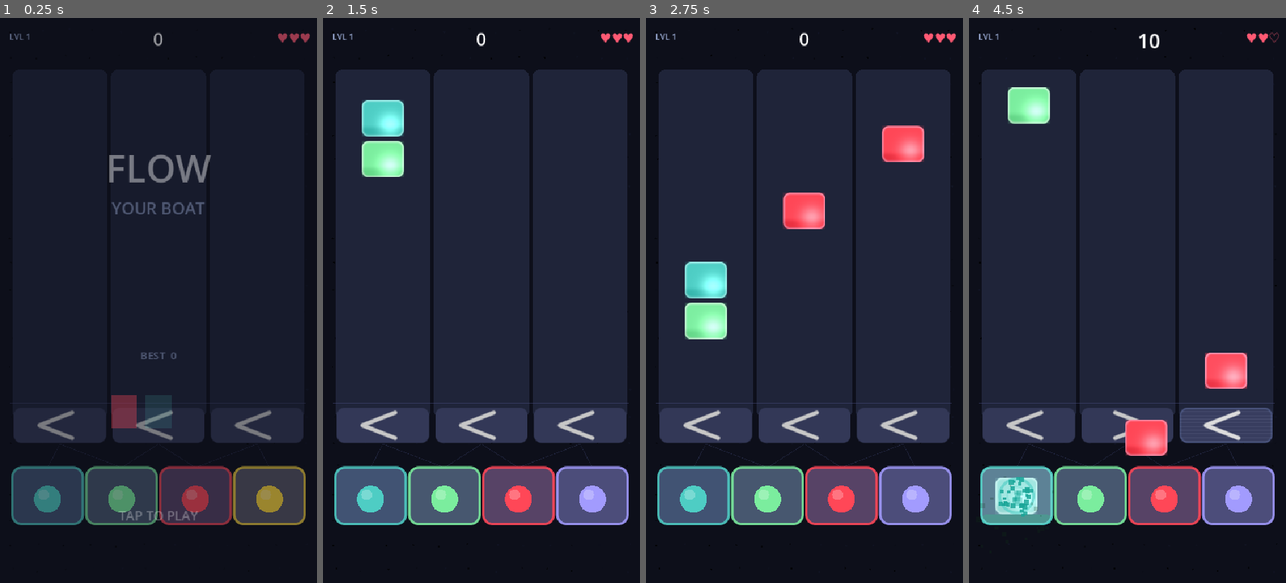
Above: before the commit, frames 1-4 (left to right).
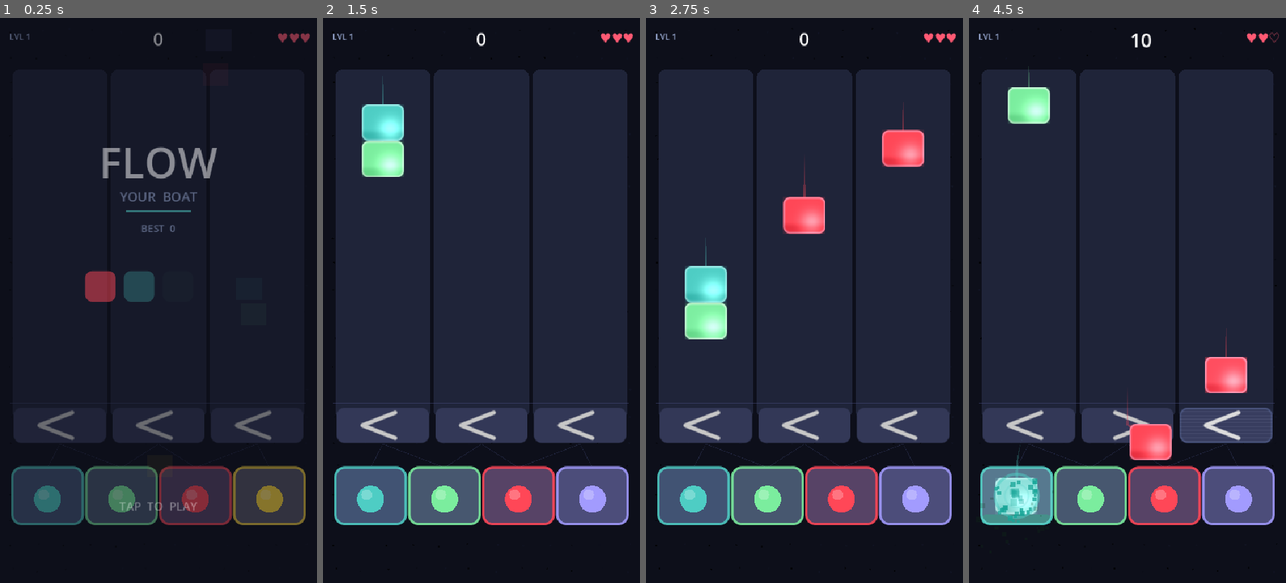
Above: after the commit, the same moments.

Repository: ninjahawk/Flow-Your-Boat
Game: Godot game, scene res://scenes/Main.tscn
Two runs of this game, one before a commit and one after it. Both use one fixed random seed, a clock stepped at 60 frames per second and the inputs below.
Inputs (mouse positions are in pixels of both pictures, inside the frame that each line leads up to):
- Up to frame 1 (0.25 s): no input
- Up to frame 2 (1.5 s): tap Enter at 0.5 s; move the mouse to (551, 272) at 0.52 s; click (551, 272) at 0.67 s; move the mouse to (418, 328) at 1.27 s; click (418, 328) at 1.42 s
- Up to frame 3 (2.75 s): move the mouse to (836, 176) at 2.02 s; click (836, 176) at 2.17 s
- Up to frame 4 (4.5 s): move the mouse to (1111, 413) at 2.77 s; click (1111, 413) at 2.92 s; move the mouse to (1222, 385) at 3.52 s; click (1222, 385) at 3.67 s; move the mouse to (1032, 215) at 4.27 s; click (1032, 215) at 4.42 s

The runs differ from the first frame. In frame 1, 4.0% of the frame differs, in the area x 26-69%, y 22-89%; in frame 2, 0.4%; in frame 3, 1.3%; in frame 4, 1.9%.

Commit message:
Gate tap flash, score milestones, title polish, item trail fix
- Gate._tap_flash(): white ColorRect overlay + small spark burst on every toggle
- Score milestones (100/250/500/1000/2500/5000/10000): score label punch scale,
  star banner flash reusing level_banner node
- TitleScreen rewrite: tight anchor-based layout, 4 rounded Panel tiles,
  floating semi-transparent blocks behind title, accent bar under subtitle
- FlowItem trail: moved Line2D to scene root (world-space points) so trail
  actually trails behind the item rather than staying at local origin
- FlowItem._exit_tree(): fades trail out on item free instead of hard delete

Co-Authored-By: Claude Sonnet 4.6 <noreply@anthropic.com>

Diff:
--- a/scripts/FlowItem.gd
+++ b/scripts/FlowItem.gd
@@ -63,19 +63,23 @@
 	add_child(_visual)
 
 func _build_trail() -> void:
+	# Trail is added to the SCENE ROOT (not as a child) so it keeps
+	# world positions while the item moves. We free it when item exits.
 	_trail = Line2D.new()
-	_trail.width            = 5.0
-	_trail.width_curve      = _make_taper_curve()
-	_trail.begin_cap_mode   = Line2D.LINE_CAP_ROUND
-	_trail.end_cap_mode     = Line2D.LINE_CAP_ROUND
-	_trail.z_index          = -1
+	_trail.width          = 6.0
+	_trail.width_curve    = _make_taper_curve()
+	_trail.begin_cap_mode = Line2D.LINE_CAP_ROUND
+	_trail.end_cap_mode   = Line2D.LINE_CAP_ROUND
+	_trail.z_index        = 7   # just below items (z=10)
 
 	var col := Palette.ITEM_COLORS[color_id]
 	var grad := Gradient.new()
 	grad.set_color(0, Color(col.r, col.g, col.b, 0.0))
-	grad.set_color(1, Color(col.r, col.g, col.b, 0.50))
+	grad.set_color(1, Color(col.r, col.g, col.b, 0.55))
 	_trail.gradient = grad
-	add_child(_trail)
+
+	# Add directly to the scene so points are in world space
+	get_tree().current_scene.add_child(_trail)
 
 func _make_taper_curve() -> Curve:
 	var c := Curve.new()
@@ -122,15 +126,16 @@
 				reached_bin.emit(self, _target_bin_idx)
 
 func _update_trail() -> void:
-	if _state == 2:
+	if _state == 2 or not is_instance_valid(_trail):
 		return
+	var world_pos := global_position
 	var pts := _trail.get_point_count()
 	if pts == 0:
-		_trail.add_point(Vector2.ZERO)
+		_trail.add_point(world_pos)
 		return
 	var last: Vector2 = _trail.get_point_position(pts - 1)
-	if Vector2.ZERO.distance_to(last) >= TRAIL_GAP:
-		_trail.add_point(Vector2.ZERO)  # local — trails behind in parent space
+	if world_pos.distance_to(last) >= TRAIL_GAP:
+		_trail.add_point(world_pos)
 		if _trail.get_point_count() > TRAIL_LEN:
 			_trail.remove_point(0)
 
@@ -165,6 +170,13 @@
 func _ease_out(t: float) -> float:
 	return 1.0 - pow(1.0 - t, 3.0)
 
+func _exit_tree() -> void:
+	if is_instance_valid(_trail):
+		# Fade trail out rather than hard-removing
+		var tw := _trail.create_tween()
+		tw.tween_property(_trail, "modulate:a", 0.0, 0.2)
+		tw.tween_callback(_trail.queue_free)
+
 func get_item_type_name() -> String:
 	match item_type:
 		Type.RUSH:  return "RUSH"
--- a/scripts/Gate.gd
+++ b/scripts/Gate.gd
@@ -46,8 +46,23 @@
 	_mat.set_shader_parameter("direction", float(direction))
 	_mat.set_shader_parameter("flip_t",    1.0)
 	toggled.emit(self)
+	_tap_flash()
 	if OS.get_name() == "Android":
 		Input.vibrate_handheld(28)
+
+func _tap_flash() -> void:
+	# Bright white overlay that decays in 0.12s
+	var flash := ColorRect.new()
+	flash.size     = Vector2(gate_width, gate_height)
+	flash.position = Vector2(-gate_width * 0.5, -gate_height * 0.5)
+	flash.color    = Color(1.0, 1.0, 1.0, 0.55)
+	flash.z_index  = 10
+	add_child(flash)
+	var tw := flash.create_tween()
+	tw.tween_property(flash, "color:a", 0.0, 0.14)
+	tw.tween_callback(flash.queue_free)
+	# Tiny spark burst at gate center
+	Effects.burst_at(global_position, Color(0.75, 0.82, 1.0), 8)
 
 func set_active(active: bool) -> void:
 	if _is_active == active:
--- a/scripts/HUD.gd
+++ b/scripts/HUD.gd
@@ -20,6 +20,7 @@
 	GameState.lives_changed.connect(_on_lives_changed)
 	GameState.combo_changed.connect(_on_combo_changed)
 	GameState.level_up.connect(_on_level_up)
+	GameState.score_milestone.connect(_on_score_milestone)
 
 func _build_ui() -> void:
 	_root = Control.new()
@@ -168,6 +169,28 @@
 	_combo_tween.tween_interval(0.5 + minf(float(new_combo) * 0.04, 0.4))
 	_combo_tween.tween_property(_combo_label, "modulate:a", 0.0, 0.3)
 
+func _on_score_milestone(threshold: int) -> void:
+	# Burst the score label + brief screen flash
+	var tw := _score_label.create_tween()
+	tw.set_ease(Tween.EASE_OUT)
+	tw.set_trans(Tween.TRANS_BACK)
+	tw.tween_property(_score_label, "scale", Vector2(1.6, 1.6), 0.10)
+	tw.tween_property(_score_label, "scale", Vector2(1.0, 1.0), 0.22)
+
+	# Milestone text flash (reuse level banner node)
+	_level_banner.text = "★ %d ★" % threshold
+	_level_banner.add_theme_font_size_override("font_size", 26)
+	_level_banner.add_theme_color_override("font_color", Color(1.0, 0.85, 0.25))
+	_level_banner.scale = Vector2(0.5, 0.5)
+	_level_banner.modulate.a = 0.0
+	var btw := _level_banner.create_tween()
+	btw.set_ease(Tween.EASE_OUT)
+	btw.set_trans(Tween.TRANS_BACK)
+	btw.tween_property(_level_banner, "scale", Vector2.ONE, 0.18)
+	btw.parallel().tween_property(_level_banner, "modulate:a", 1.0, 0.10)
+	btw.tween_interval(0.6)
+	btw.tween_property(_level_banner, "modulate:a", 0.0, 0.3)
+
 func _on_level_up(new_level: int) -> void:
 	_level_label.text = "LVL %d" % (new_level + 1)
 	var ltw := _level_label.create_tween()
--- a/scripts/TitleScreen.gd
+++ b/scripts/TitleScreen.gd
@@ -3,111 +3,131 @@
 
 signal play_requested
 
-const VW := 540.0
-const VH := 960.0
-
-var _root:       Control
-var _best_label: Label
-var _tap_label:  Label
-var _tap_tween:  Tween
-var _demo_items: Array = []
-var _demo_t:     float = 0.0
+var _root:        Control
+var _best_label:  Label
+var _float_items: Array = []   # drifting background blocks
+var _t:           float = 0.0
 
 func _ready() -> void:
 	layer = 30
 	visible = true
 	add_to_group("title_screen")
 	_build_ui()
-	_start_demo()
+	_spawn_float_items()
+
+func _process(delta: float) -> void:
+	if not visible:
+		return
+	_t += delta
+	_update_float_items(delta)
+
+# ================================================================
+#  BUILD
+# ================================================================
 
 func _build_ui() -> void:
 	_root = Control.new()
 	_root.set_anchors_preset(Control.PRESET_FULL_RECT)
 	add_child(_root)
 
-	# Solid dark background
+	# Background
 	var bg := ColorRect.new()
 	bg.color = Palette.BG_COLOR
 	bg.set_anchors_preset(Control.PRESET_FULL_RECT)
 	_root.add_child(bg)
 
-	# Floating demo blocks (animated in _process via a Node2D overlay)
-	var demo_layer := Node2D.new()
-	demo_layer.z_index = 1
-	_root.add_child(demo_layer)
-
-	# Title
-	var title_vbox := VBoxContainer.new()
-	title_vbox.set_anchors_preset(Control.PRESET_CENTER_TOP)
-	title_vbox.position = Vector2(-160.0, 180.0)
-	title_vbox.size = Vector2(320.0, 200.0)
-	title_vbox.alignment = BoxContainer.ALIGNMENT_CENTER
-	title_vbox.add_theme_constant_override("separation", 6)
-	_root.add_child(title_vbox)
-
-	var t1 := _lbl("FLOW", 64, Color.WHITE)
-	t1.horizontal_alignment = HORIZONTAL_ALIGNMENT_CENTER
-	title_vbox.add_child(t1)
-
-	var t2 := _lbl("YOUR BOAT", 28, Palette.SUBTEXT_COLOR)
-	t2.horizontal_alignment = HORIZONTAL_ALIGNMENT_CENTER
-	title_vbox.add_child(t2)
-
-	# Decorative colored bar under title
+	# ---- Title block ----
+	var title_lbl := _lbl("FLOW", 72, Color.WHITE)
+	title_lbl.horizontal_alignment = HORIZONTAL_ALIGNMENT_CENTER
+	title_lbl.anchor_left   = 0.0
+	title_lbl.anchor_right  = 1.0
+	title_lbl.anchor_top    = 0.0
+	title_lbl.anchor_bottom = 0.0
+	title_lbl.offset_top    = 195.0
+	title_lbl.offset_bottom = 285.0
+	_root.add_child(title_lbl)
+
+	var sub_lbl := _lbl("YOUR  BOAT", 22, Palette.SUBTEXT_COLOR)
+	sub_lbl.horizontal_alignment = HORIZONTAL_ALIGNMENT_CENTER
+	sub_lbl.anchor_left   = 0.0
+	sub_lbl.anchor_right  = 1.0
+	sub_lbl.anchor_top    = 0.0
+	sub_lbl.anchor_bottom = 0.0
+	sub_lbl.offset_top    = 288.0
+	sub_lbl.offset_bottom = 320.0
+	_root.add_child(sub_lbl)
+
+	# Colored accent bar
 	var bar := ColorRect.new()
 	bar.color = Palette.ITEM_COLORS[1]
-	bar.size  = Vector2(120.0, 3.0)
-	bar.position = Vector2(-60.0, 18.0)
-	title_vbox.add_child(bar)
-
-	# Best score
-	_best_label = _lbl("BEST  %d" % SaveData.best_score, 18, Palette.SUBTEXT_COLOR)
+	bar.anchor_left = 0.5; bar.anchor_right = 0.5
+	bar.anchor_top = 0.0;  bar.anchor_bottom = 0.0
+	bar.offset_left = -55.0; bar.offset_right = 55.0
+	bar.offset_top = 326.0; bar.offset_bottom = 329.0
+	_root.add_child(bar)
+
+	# ---- Best score ----
+	_best_label = _lbl("BEST  %d" % SaveData.best_score, 17, Palette.SUBTEXT_COLOR)
 	_best_label.horizontal_alignment = HORIZONTAL_ALIGNMENT_CENTER
-	_best_label.set_anchors_preset(Control.PRESET_CENTER)
-	_best_label.position = Vector2(-120.0, 80.0)
-	_best_label.size = Vector2(240.0, 30.0)
+	_best_label.anchor_left   = 0.0
+	_best_label.anchor_right  = 1.0
+	_best_label.anchor_top    = 0.0
+	_best_label.anchor_bottom = 0.0
+	_best_label.offset_top    = 345.0
+	_best_label.offset_bottom = 375.0
 	_root.add_child(_best_label)
 
-	# Mini bin preview (3 colored dots showing the mechanic)
-	_build_bin_preview()
-
-	# Tap to play
-	_tap_label = _lbl("TAP TO PLAY", 22, Color.WHITE)
-	_tap_label.horizontal_alignment = HORIZONTAL_ALIGNMENT_CENTER
-	_tap_label.set_anchors_preset(Control.PRESET_CENTER_BOTTOM)
-	_tap_label.position = Vector2(-120.0, -130.0)
-	_tap_label.size = Vector2(240.0, 36.0)
-	_root.add_child(_tap_label)
-	_pulse_tap_label()
-
-func _build_bin_preview() -> void:
-	# Three small colored tiles showing SORT → BIN idea
-	var hbox := HBoxContainer.new()
-	hbox.set_anchors_preset(Control.PRESET_CENTER)
-	hbox.position = Vector2(-100.0, 160.0)
-	hbox.size = Vector2(200.0, 56.0)
-	hbox.alignment = BoxContainer.ALIGNMENT_CENTER
-	hbox.add_theme_constant_override("separation", 14)
-	_root.add_child(hbox)
-
-	for i in range(3):
-		var tile := ColorRect.new()
-		tile.custom_minimum_size = Vector2(44.0, 44.0)
-		var style := StyleBoxFlat.new()
-		style.bg_color = Palette.ITEM_COLORS[i]
-		style.corner_radius_top_left    = 10
-		style.corner_radius_top_right   = 10
-		style.corner_radius_bottom_left = 10
-		style.corner_radius_bottom_right= 10
-		tile.add_theme_stylebox_override("panel", style)
-		# Actually ColorRect doesn't use panel stylebox - use modulate
-		tile.color = Palette.ITEM_COLORS[i]
-		hbox.add_child(tile)
-		# Stagger fade-in
-		tile.modulate.a = 0.0
-		var tw := tile.create_tween()
-		tw.tween_interval(float(i) * 0.15)
-		tw.tween_property(tile, "modulate:a", 1.0, 0.3)
+	# ---- Color tile preview ----
+	for i in range(4):
+		_add_color_tile(i)
+
+	# ---- TAP TO PLAY ----
+	var tap_lbl := _lbl("TAP  TO  PLAY", 20, Color.WHITE)
+	tap_lbl.horizontal_alignment = HORIZONTAL_ALIGNMENT_CENTER
+	tap_lbl.anchor_left   = 0.0
+	tap_lbl.anchor_right  = 1.0
+	tap_lbl.anchor_top    = 1.0
+	tap_lbl.anchor_bottom = 1.0
+	tap_lbl.offset_top    = -145.0
+	tap_lbl.offset_bottom = -110.0
+	_root.add_child(tap_lbl)
+	var tw := tap_lbl.create_tween().set_loops()
+	tw.tween_property(tap_lbl, "modulate:a", 0.25, 0.75)
+	tw.tween_property(tap_lbl, "modulate:a", 1.0,  0.75)
+
+	# Fade in everything
+	_root.modulate.a = 0.0
+	_root.create_tween().tween_property(_root, "modulate:a", 1.0, 0.5)
+
+func _add_color_tile(i: int) -> void:
+	# Rounded tiles using Panel + StyleBoxFlat
+	var panel := Panel.new()
+	var style := StyleBoxFlat.new()
+	style.bg_color = Palette.ITEM_COLORS[i]
+	style.corner_radius_top_left     = 12
+	style.corner_radius_top_right    = 12
+	style.corner_radius_bottom_left  = 12
+	style.corner_radius_bottom_right = 12
+	panel.add_theme_stylebox_override("panel", style)
+
+	var tile_w := 52.0
+	var spacing := 14.0
+	var total := tile_w * 4.0 + spacing * 3.0
+	var start_x := (540.0 - total) * 0.5
+
+	panel.anchor_left = 0.0; panel.anchor_right = 0.0
+	panel.anchor_top  = 0.0; panel.anchor_bottom = 0.0
+	panel.offset_left   = start_x + float(i) * (tile_w + spacing)
+	panel.offset_right  = panel.offset_left + tile_w
+	panel.offset_top    = 430.0
+	panel.offset_bottom = 430.0 + tile_w
+	_root.add_child(panel)
+
+	# Stagger fade in
+	panel.modulate.a = 0.0
+	var tw := panel.create_tween()
+	tw.tween_interval(float(i) * 0.12)
+	tw.tween_property(panel, "modulate:a", 1.0, 0.25)
 
 func _lbl(text: String, size: int, color: Color) -> Label:
 	var l := Label.new()
@@ -116,20 +136,55 @@
 	l.add_theme_color_override("font_color", color)
 	return l
 
-func _pulse_tap_label() -> void:
-	if is_instance_valid(_tap_tween):
-		_tap_tween.kill()
-	_tap_tween = _tap_label.create_tween().set_loops()
-	_tap_tween.tween_property(_tap_label, "modulate:a", 0.25, 0.7)
-	_tap_tween.tween_property(_tap_label, "modulate:a", 1.0,  0.7)
-
-func _start_demo() -> void:
-	# Animate title elements in
-	_root.modulate.a = 0.0
-	var tw := _root.create_tween()
-	tw.tween_property(_root, "modulate:a", 1.0, 0.6)
+# ================================================================
+#  FLOATING DEMO BLOCKS
+# ================================================================
+
+func _spawn_float_items() -> void:
+	for i in range(6):
+		var item := ColorRect.new()
+		item.size = Vector2(44.0, 38.0)
+		var style := StyleBoxFlat.new()
+		var col := Palette.ITEM_COLORS[i % Palette.ITEM_COLORS.size()]
+		col.a = 0.18
+		style.bg_color = col
+		style.corner_radius_top_left     = 8
+		style.corner_radius_top_right    = 8
+		style.corner_radius_bottom_left  = 8
+		style.corner_radius_bottom_right = 8
+		item.add_theme_stylebox_override("panel", style)
+		item.color = Color(col.r, col.g, col.b, 0.18)
+		var start_x := randf_range(40.0, 500.0)
+		var start_y := randf_range(-200.0, 900.0)
+		item.position = Vector2(start_x, start_y)
+		item.z_index  = -1
+		_root.add_child(item)
+		_float_items.append({
+			"node": item,
+			"x": start_x,
+			"speed": randf_range(28.0, 65.0),
+			"drift": randf_range(-8.0, 8.0),
+			"phase": randf() * TAU,
+		})
+
+func _update_float_items(delta: float) -> void:
+	for d in _float_items:
+		var node := d["node"] as ColorRect
+		if not is_instance_valid(node):
+			continue
+		node.position.y += float(d["speed"]) * delta
+		node.position.x  = float(d["x"]) + sin(_t * 0.4 + float(d["phase"])) * float(d["drift"])
+		if node.position.y > 1020.0:
+			node.position.y = -60.0
+			d["x"] = randf_range(40.0, 500.0)
+
+# ================================================================
+#  INPUT
+# ================================================================
 
 func _input(event: InputEvent) -> void:
+	if not visible:
+		return
 	var tapped := false
 	if event is InputEventScreenTouch and event.pressed:
 		tapped = true
@@ -140,9 +195,11 @@
 		_on_play()
 
 func _on_play() -> void:
+	if not visible:
+		return
 	set_process_input(false)
 	var tw := _root.create_tween()
-	tw.tween_property(_root, "modulate:a", 0.0, 0.3)
+	tw.tween_property(_root, "modulate:a", 0.0, 0.28)
 	tw.tween_callback(func():
 		visible = false
 		play_requested.emit()
--- a/scripts/autoload/GameState.gd
+++ b/scripts/autoload/GameState.gd
@@ -7,6 +7,7 @@
 signal game_over
 signal bins_shuffled
 signal bin_overflowed(bin_index: int)
+signal score_milestone(threshold: int)
 
 # --- Game state ---
 var score:      int   = 0
@@ -48,16 +49,17 @@
 var _level_timer: float = 0.0
 
 func start_game() -> void:
-	score          = 0
-	lives          = 3
-	combo          = 0
-	level          = 0
-	is_running     = true
-	fall_speed     = 220.0
-	spawn_interval = 1.6
-	lane_count     = 3
-	max_per_lane   = 1
-	_level_timer   = 0.0
+	score                = 0
+	lives                = 3
+	combo                = 0
+	level                = 0
+	is_running           = true
+	fall_speed           = 220.0
+	spawn_interval       = 1.6
+	lane_count           = 3
+	max_per_lane         = 1
+	_level_timer         = 0.0
+	_next_milestone_idx  = 0
 	_assign_bin_colors()
 	score_changed.emit(score)
 	lives_changed.emit(lives)
@@ -117,9 +119,17 @@
 	acc += int(weights[2]); if roll < acc: return 2
 	return 3
 
+const MILESTONES := [100, 250, 500, 1000, 2500, 5000, 10000]
+var _next_milestone_idx: int = 0
+
 func add_score(points: int) -> void:
+	var prev := score
 	score += points
 	score_changed.emit(score)
+	# Check milestones
+	while _next_milestone_idx < MILESTONES.size() and score >= MILESTONES[_next_milestone_idx]:
+		score_milestone.emit(MILESTONES[_next_milestone_idx])
+		_next_milestone_idx += 1
 
 func increment_combo() -> void:
 	combo += 1
